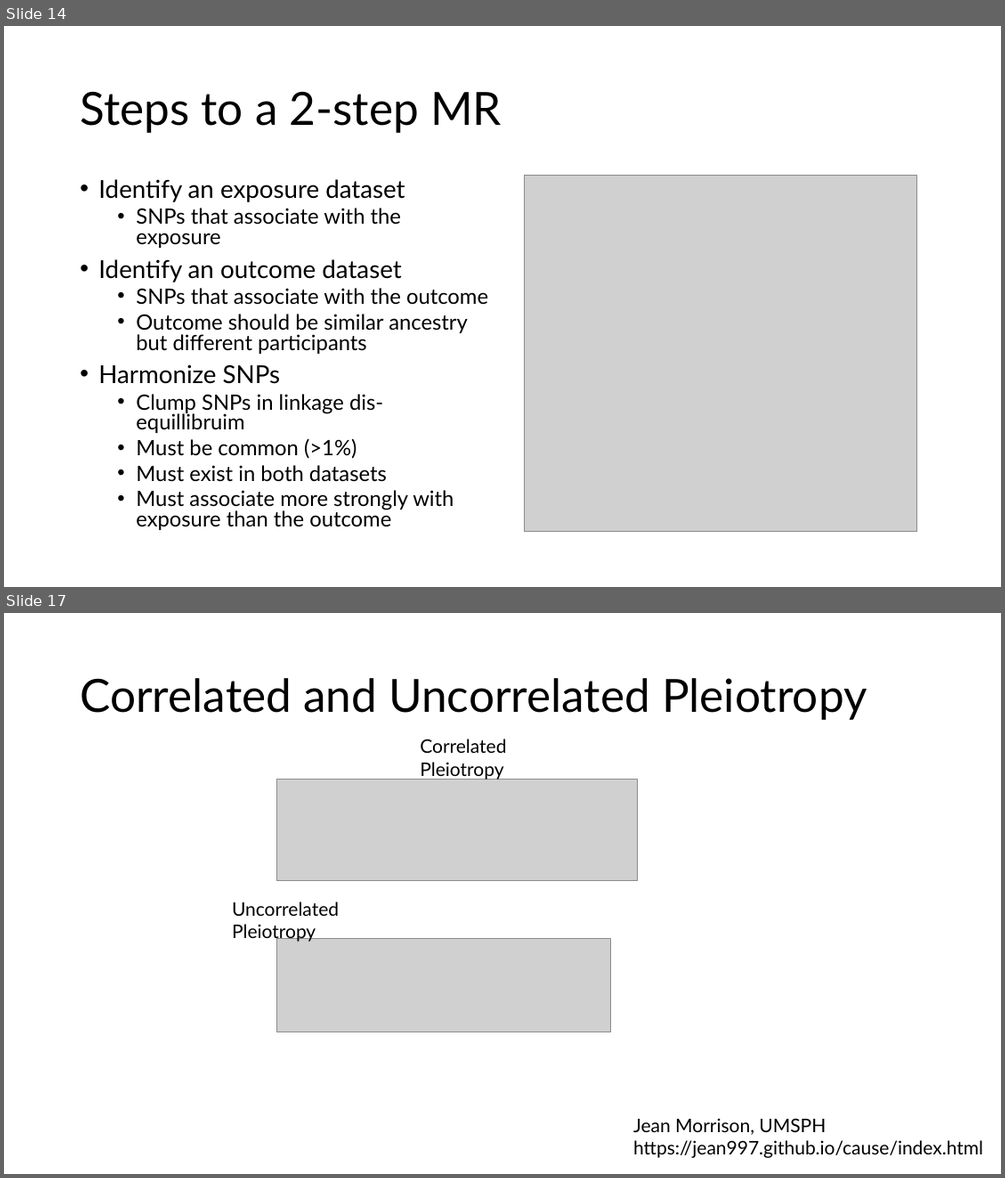
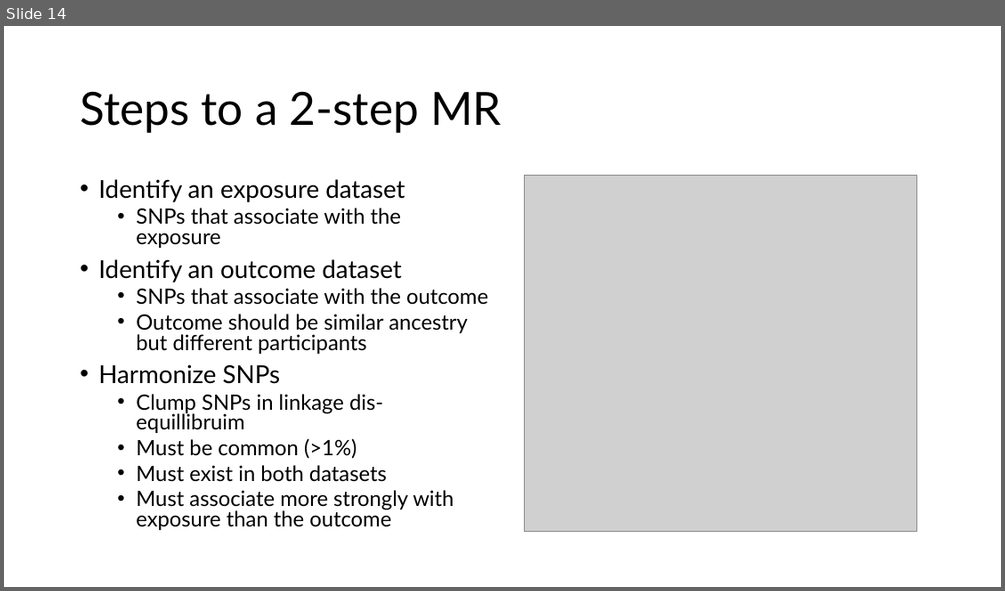
Before and after one commit to BridgesLab/PrecisionNutrition, a slide deck: Presentations/High Cholesterol Causes Bone Demineralization.pptx. Shown one above the other, each under a label of ours: slides 14 and 17 before the commit, slide 14 after it; the slides between them are not shown. The pictures are 1005x1178 and 1005x591 pixels, drawn with LibreOffice and Linux fonts; fonts in the diff are those of the drawing; grey boxes stand for pictures. Boxes give left, top, right and bottom in pixels: in the first picture for what was removed or moved away, otherwise in the second. Text is boxed around its words. In the diff, an @@ line names an element or a change of style, - is before the commit and + after.

```diff
--- a/Presentations/High Cholesterol Causes Bone Demineralization.pptx
+++ b/Presentations/High Cholesterol Causes Bone Demineralization.pptx
@@ slide 17 removed at bbox=[4, 613, 1001, 1174], background #FFFFFF @@
@@ title removed at bbox=[80, 678, 867, 720] @@
-Correlated and Uncorrelated Pleiotropy
@@ text removed at bbox=[420, 738, 506, 779] @@
-Correlated
-Pleiotropy
@@ picture removed at bbox=[277, 779, 638, 881] @@
@@ text removed at bbox=[232, 901, 339, 942] @@
-Uncorrelated
-Pleiotropy
@@ picture removed at bbox=[277, 938, 610, 1032] @@
@@ text removed at bbox=[633, 1118, 983, 1158] @@
-Jean Morrison, UMSPH
-https://jean997.github.io/cause/index.html
```
Also in this commit, not shown: 5 slides changed, 9 slides added, 1 other slide removed, 2 other files.
